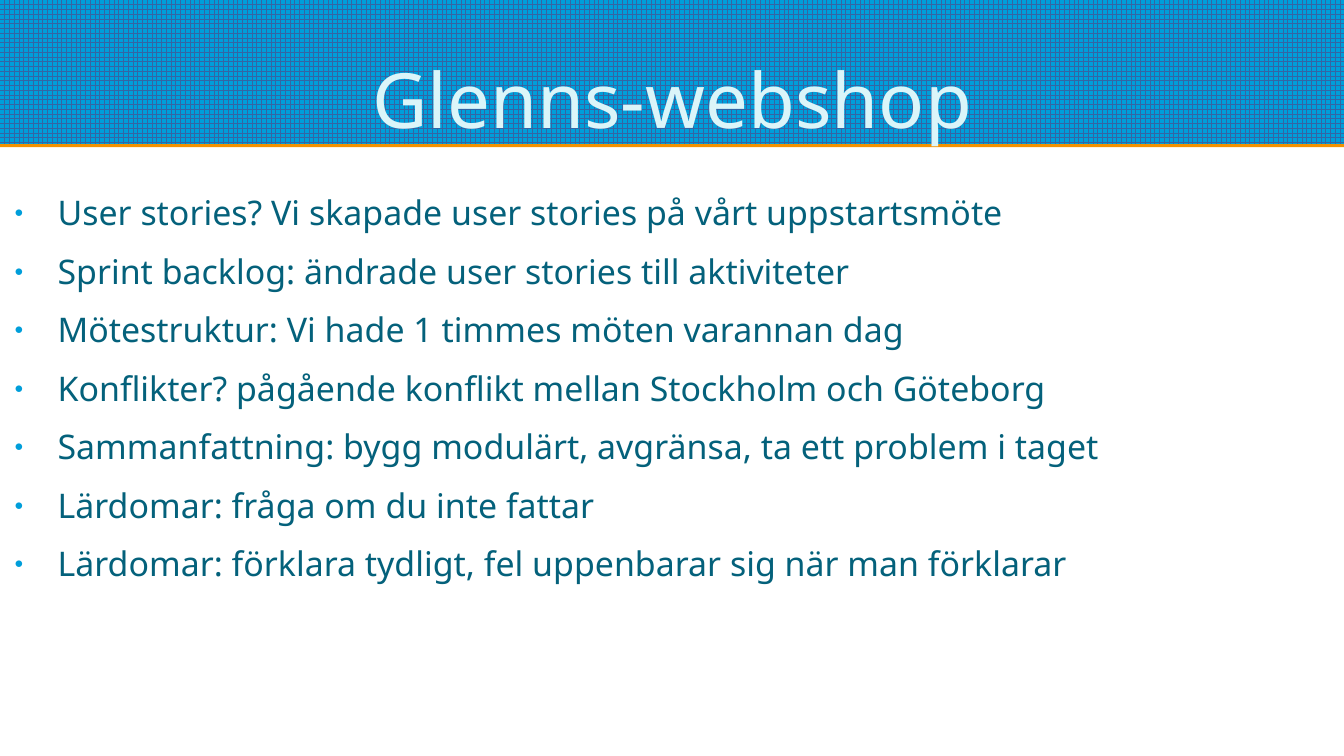
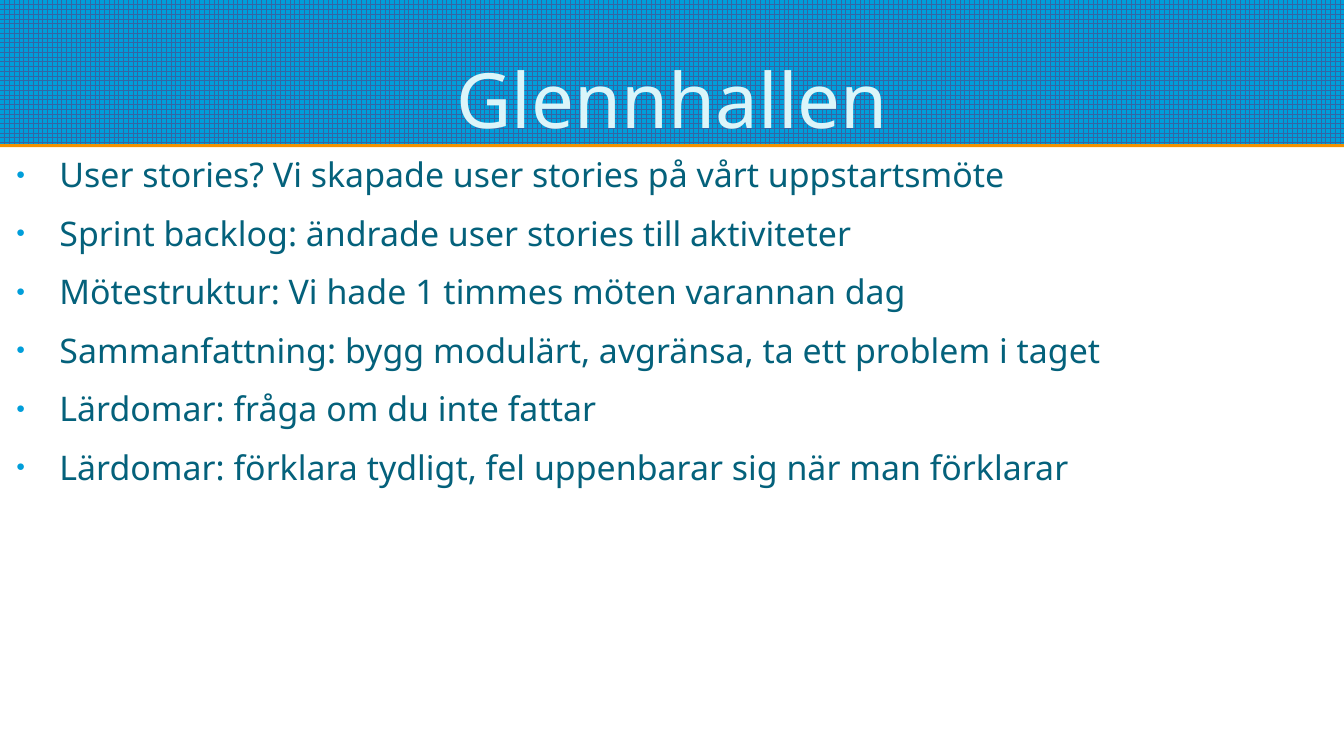
Before and after one commit to pontusOlssonGit/glenns-webshop, a slide deck: slide 3 of redovisning.odp (slide 2 before the commit). Drawn at 1344x756 pixels with LibreOffice and Linux fonts; fonts in the diff are those of the drawing. Boxes give left, top, right and bottom in pixels: in the first picture for what was removed or moved away, otherwise in the second. Text is boxed around its words. In the diff, an @@ line names an element or a change of style, - is before the commit and + after.

```diff
--- a/redovisning.odp
+++ b/redovisning.odp
@@ title at (x1=456, y1=57, x2=888, y2=148): text changed @@
-Glenns-webshop
+Glennhallen
@@ text "User stories? Vi skapade user ..." moved from (x1=58, y1=197, x2=1098, y2=584) to (x1=59, y1=159, x2=1100, y2=488) @@
@@ text at (x1=58, y1=373, x2=1046, y2=409): paragraph removed @@
-● Konflikter? pågående konflikt mellan Stockholm och Göteborg
```
Also in this commit, not shown: 9 other slides changed, 1 slide added, 4 other files.
